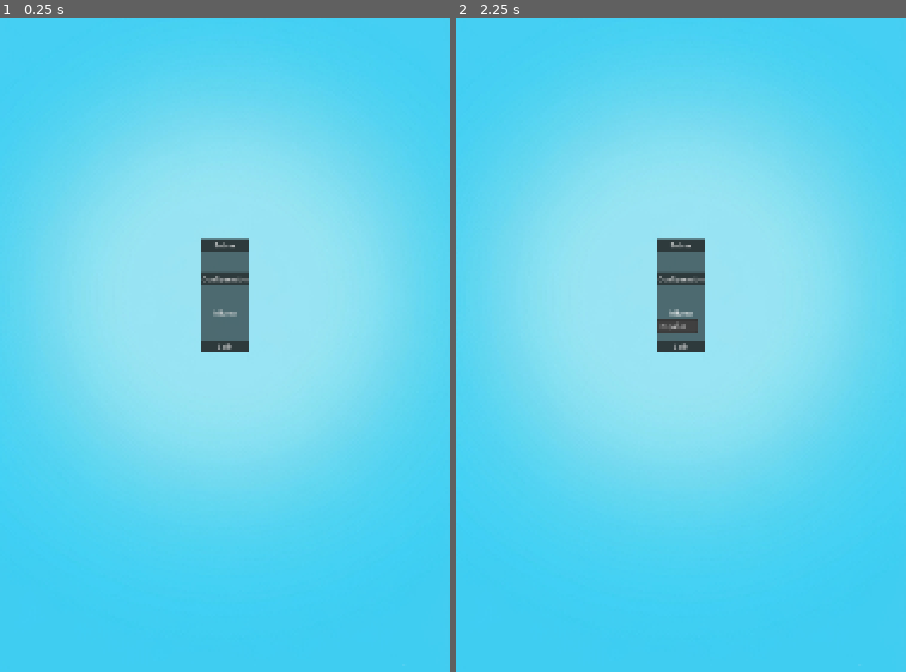
Above: before the commit, frames 1-2 (left to right).
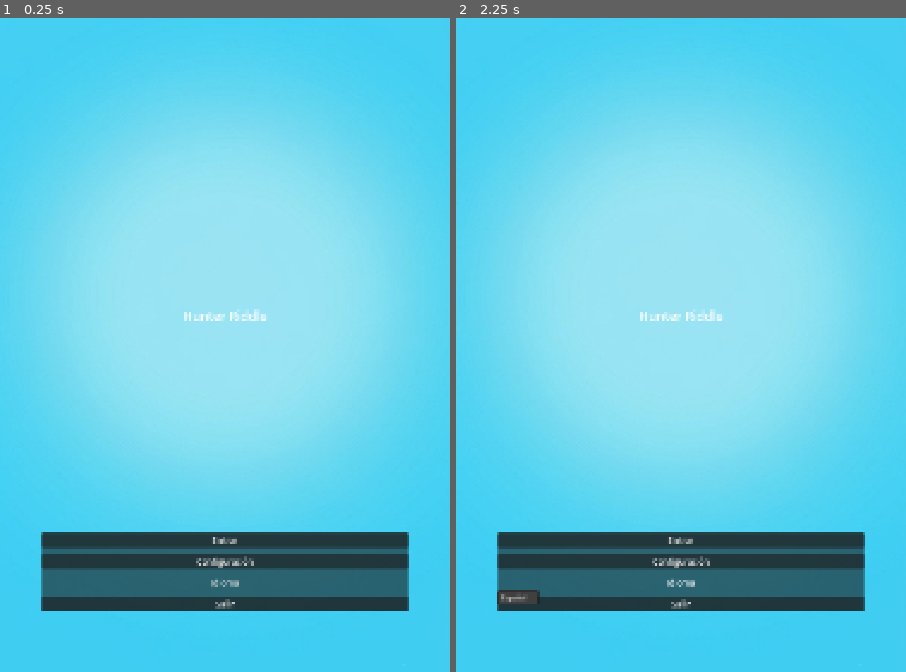
Above: after the commit, the same moments.

Repository: kikesnz7/HUNTERRIDDLE
Game: Godot game, scene res://Escenas/StartMenu.tscn
Same seed, same stepped clock (60 frames per second), same inputs: the game is played once before the commit and once after it. Before the commit the project starts from res://Escenas/MainMenu.tscn.
Inputs:
- Up to frame 1 (0.25 s): no input
- Up to frame 2 (2.25 s): click "Entrar" at 0.5 s; click "Configuración" at 1.25 s; click "Idioma" at 2 s

The runs differ from the first frame. In frame 1, 12% of the frame differs, in the area x 9-91%, y 33-91%; in frame 2, 12%.

Commit message:
Interfaces del Menu Inicio, y Configuración

Diff:
--- a/Escenas/Config.tscn
+++ b/Escenas/Config.tscn
@@ -1,59 +1,74 @@
 [gd_scene format=3 uid="uid://cnix0mqvx4px0"]
 
 [ext_resource type="Texture2D" uid="uid://dn3u7pkhfwsyn" path="res://Assets/Background 2.png" id="1_31e86"]
+[ext_resource type="Theme" uid="uid://btf0i62i3kmkg" path="res://resources/StartMenu.tres" id="2_sj5ep"]
 
 [node name="Configuracion" type="CanvasLayer" unique_id=885813466]
 
-[node name="TextureRect" type="TextureRect" parent="." unique_id=447336672]
+[node name="Background" type="TextureRect" parent="." unique_id=447336672]
 offset_right = 1080.0
 offset_bottom = 1920.0
 texture = ExtResource("1_31e86")
 expand_mode = 1
 stretch_mode = 6
 
-[node name="PanelContainer" type="PanelContainer" parent="." unique_id=1266086328]
+[node name="MarginContainer" type="MarginContainer" parent="." unique_id=356055395]
 anchors_preset = 8
 anchor_left = 0.5
 anchor_top = 0.5
 anchor_right = 0.5
 anchor_bottom = 0.5
-offset_left = -415.5
-offset_top = -587.6814
-offset_right = 415.5
-offset_bottom = 586.3186
+offset_left = -540.0
+offset_top = -960.0
+offset_right = 540.0
+offset_bottom = 960.0
 grow_horizontal = 2
 grow_vertical = 2
+theme = ExtResource("2_sj5ep")
+theme_override_constants/margin_left = 100
+theme_override_constants/margin_top = 600
+theme_override_constants/margin_right = 100
+theme_override_constants/margin_bottom = 600
 
-[node name="MarginContainer" type="MarginContainer" parent="PanelContainer" unique_id=1770869496]
+[node name="PanelBotones" type="PanelContainer" parent="MarginContainer" unique_id=1266086328]
 layout_mode = 2
-theme_override_constants/margin_left = 15
+theme = ExtResource("2_sj5ep")
+
+[node name="MarginContainer" type="MarginContainer" parent="MarginContainer/PanelBotones" unique_id=1770869496]
+layout_mode = 2
+theme_override_constants/margin_left = 40
 theme_override_constants/margin_top = 50
-theme_override_constants/margin_right = 15
-theme_override_constants/margin_bottom = 30
+theme_override_constants/margin_right = 40
+theme_override_constants/margin_bottom = 50
 
-[node name="VBoxContainer" type="VBoxContainer" parent="PanelContainer/MarginContainer" unique_id=215480891]
+[node name="VBoxContainer" type="VBoxContainer" parent="MarginContainer/PanelBotones/MarginContainer" unique_id=215480891]
 layout_mode = 2
-theme_override_constants/separation = 20
+theme_override_constants/separation = 60
 alignment = 1
 
-[node name="HBoxContainer" type="HBoxContainer" parent="PanelContainer/MarginContainer/VBoxContainer" unique_id=919403675]
+[node name="HBoxContainer" type="HBoxContainer" parent="MarginContainer/PanelBotones/MarginContainer/VBoxContainer" unique_id=919403675]
 layout_mode = 2
-size_flags_vertical = 4
+size_flags_vertical = 6
+theme_override_constants/separation = 30
 
-[node name="Label" type="Label" parent="PanelContainer/MarginContainer/VBoxContainer/HBoxContainer" unique_id=18096069]
+[node name="Label" type="Label" parent="MarginContainer/PanelBotones/MarginContainer/VBoxContainer/HBoxContainer" unique_id=18096069]
 layout_mode = 2
 text = "Volumen"
 
-[node name="HSlider" type="HSlider" parent="PanelContainer/MarginContainer/VBoxContainer/HBoxContainer" unique_id=125644141]
+[node name="HSlider" type="HSlider" parent="MarginContainer/PanelBotones/MarginContainer/VBoxContainer/HBoxContainer" unique_id=125644141]
 layout_mode = 2
+size_flags_horizontal = 3
 size_flags_vertical = 4
+min_value = 100.0
+max_value = 170.0
+value = 100.0
 
-[node name="Tema" type="Button" parent="PanelContainer/MarginContainer/VBoxContainer" unique_id=1615276726]
+[node name="Tema" type="Button" parent="MarginContainer/PanelBotones/MarginContainer/VBoxContainer" unique_id=1615276726]
 layout_mode = 2
-size_flags_vertical = 4
+size_flags_vertical = 3
 text = "Tema"
 
-[node name="Volver" type="Button" parent="PanelContainer/MarginContainer/VBoxContainer" unique_id=1525988557]
+[node name="Volver" type="Button" parent="MarginContainer/PanelBotones/MarginContainer/VBoxContainer" unique_id=1525988557]
 layout_mode = 2
-size_flags_vertical = 4
+size_flags_vertical = 3
 text = "Volver"
--- a/Escenas/LoginScreen.tscn
+++ /dev/null
@@ -1,135 +0,0 @@
-[gd_scene format=3 uid="uid://d4h8ach2ay10u"]
-
-[sub_resource type="StyleBoxFlat" id="StyleBoxFlat_3nsn5"]
-bg_color = Color(1, 0.75, 0.75, 1)
-border_width_left = 1
-border_width_top = 1
-border_width_right = 1
-border_width_bottom = 1
-border_color = Color(0.827451, 0.81960785, 0.78039217, 1)
-corner_radius_top_left = 12
-corner_radius_top_right = 12
-corner_radius_bottom_right = 12
-corner_radius_bottom_left = 12
-
-[sub_resource type="Theme" id="Theme_3nsn5"]
-
-[node name="LoginScreen" type="Control" unique_id=1538564329]
-layout_mode = 3
-anchors_preset = 15
-anchor_right = 1.0
-anchor_bottom = 1.0
-grow_horizontal = 2
-grow_vertical = 2
-
-[node name="ColorRect" type="ColorRect" parent="." unique_id=776093319]
-layout_mode = 1
-anchors_preset = 15
-anchor_right = 1.0
-anchor_bottom = 1.0
-grow_horizontal = 2
-grow_vertical = 2
-color = Color(0.920979, 0.97330815, 0.9801448, 1)
-
-[node name="PanelContainer" type="PanelContainer" parent="." unique_id=904743577]
-custom_minimum_size = Vector2(400, 460)
-layout_mode = 0
-offset_left = 345.0
-offset_top = 84.0
-offset_right = 745.0
-offset_bottom = 544.0
-theme_override_styles/panel = SubResource("StyleBoxFlat_3nsn5")
-
-[node name="MarginContainer" type="MarginContainer" parent="PanelContainer" unique_id=1041669720]
-layout_mode = 2
-theme = SubResource("Theme_3nsn5")
-theme_override_constants/margin_left = 40
-theme_override_constants/margin_top = 20
-theme_override_constants/margin_right = 40
-theme_override_constants/margin_bottom = 20
-
-[node name="VBoxContainer" type="VBoxContainer" parent="PanelContainer/MarginContainer" unique_id=884233828]
-layout_mode = 2
-size_flags_stretch_ratio = 1.25
-focus_neighbor_bottom = NodePath("LineEdit2")
-
-[node name="HunterRidddle" type="Label" parent="PanelContainer/MarginContainer/VBoxContainer" unique_id=1797142590]
-layout_mode = 2
-theme_override_colors/font_color = Color(0.14901961, 0.12941177, 0.36078432, 1)
-theme_override_font_sizes/font_size = 20
-text = "
-HunterRiddle
-"
-horizontal_alignment = 1
-
-[node name="Subtitulo" type="Label" parent="PanelContainer/MarginContainer/VBoxContainer" unique_id=1934568512]
-layout_mode = 2
-theme_override_colors/font_color = Color(0.14901961, 0.12941177, 0.36078432, 1)
-theme_override_font_sizes/font_size = 11
-text = "
-                   Activa tu cuenta                 Activa tu mente
-"
-vertical_alignment = 1
-
-[node name="Correo" type="Label" parent="PanelContainer/MarginContainer/VBoxContainer" unique_id=1167007631]
-layout_mode = 2
-size_flags_horizontal = 0
-size_flags_stretch_ratio = 0.66
-theme_override_colors/font_color = Color(0.48, 0.48, 0.48, 1)
-theme_override_font_sizes/font_size = 12
-text = "Correo Electronico"
-
-[node name="LineEdit" type="LineEdit" parent="PanelContainer/MarginContainer/VBoxContainer" unique_id=211863593]
-layout_mode = 2
-theme_override_colors/selection_color = Color(0.94509804, 0.9372549, 0.9098039, 1)
-theme_override_font_sizes/font_size = 12
-placeholder_text = "introduce correo electronico"
-alignment = 1
-
-[node name="Contraseña" type="Label" parent="PanelContainer/MarginContainer/VBoxContainer" unique_id=1588425300]
-layout_mode = 2
-theme_override_colors/font_color = Color(0.47843137, 0.47843137, 0.47843137, 1)
-theme_override_font_sizes/font_size = 12
-text = "Contraseña"
-
-[node name="LineEdit2" type="LineEdit" parent="PanelContainer/MarginContainer/VBoxContainer" unique_id=1639584906]
-layout_mode = 2
-theme_override_colors/selection_color = Color(0.94509804, 0.9372549, 0.9098039, 1)
-theme_override_font_sizes/font_size = 12
-placeholder_text = "introduce contraseña"
-alignment = 1
-secret = true
-
-[node name="MarginContainer2" type="MarginContainer" parent="PanelContainer/MarginContainer/VBoxContainer" unique_id=1394617556]
-layout_mode = 2
-theme_override_constants/margin_top = 20
-
-[node name="HBoxContainer" type="HBoxContainer" parent="PanelContainer/MarginContainer/VBoxContainer/MarginContainer2" unique_id=490459500]
-layout_mode = 2
-
-[node name="Button" type="Button" parent="PanelContainer/MarginContainer/VBoxContainer/MarginContainer2/HBoxContainer" unique_id=727627221]
-custom_minimum_size = Vector2(175, 35)
-layout_mode = 2
-size_flags_horizontal = 0
-size_flags_vertical = 0
-text = "Iniciar sesion"
-
-[node name="Button2" type="Button" parent="PanelContainer/MarginContainer/VBoxContainer/MarginContainer2/HBoxContainer" unique_id=1964876619]
-custom_minimum_size = Vector2(175, 35)
-layout_mode = 2
-size_flags_horizontal = 0
-size_flags_vertical = 0
-text = "Jugar sin conexion"
-
-[node name="MarginContainer" type="MarginContainer" parent="PanelContainer/MarginContainer/VBoxContainer" unique_id=1344279552]
-layout_mode = 2
-theme_override_constants/margin_left = 0
-theme_override_constants/margin_top = 18
-
-[node name="Button" type="Button" parent="PanelContainer/MarginContainer/VBoxContainer/MarginContainer" unique_id=367465739]
-custom_minimum_size = Vector2(125, 35)
-layout_mode = 2
-size_flags_horizontal = 4
-size_flags_vertical = 0
-text = "Salir
-"
--- a/Escenas/MainMenu.tscn
+++ /dev/null
@@ -1,65 +0,0 @@
-[gd_scene format=3 uid="uid://ceqin254r47ub"]
-
-[ext_resource type="Texture2D" uid="uid://dn3u7pkhfwsyn" path="res://Assets/Background 2.png" id="2_jg0v5"]
-
-[node name="Main Menu" type="CanvasLayer" unique_id=1669501279]
-
-[node name="TextureRect" type="TextureRect" parent="." unique_id=1615365522]
-anchors_preset = 15
-anchor_right = 1.0
-anchor_bottom = 1.0
-grow_horizontal = 2
-grow_vertical = 2
-texture = ExtResource("2_jg0v5")
-expand_mode = 1
-stretch_mode = 6
-
-[node name="VBoxContainer" type="VBoxContainer" parent="." unique_id=1469283586]
-anchors_preset = 8
-anchor_left = 0.5
-anchor_top = 0.5
-anchor_right = 0.5
-anchor_bottom = 0.5
-offset_left = -58.0
-offset_top = -139.0
-offset_right = 58.0
-offset_bottom = 139.0
-grow_horizontal = 2
-grow_vertical = 2
-
-[node name="TextureRect" type="TextureRect" parent="VBoxContainer" unique_id=166021702]
-layout_mode = 2
-size_flags_vertical = 0
-
-[node name="PanelContainer" type="PanelContainer" parent="VBoxContainer" unique_id=1504628270]
-layout_mode = 2
-size_flags_horizontal = 4
-size_flags_vertical = 4
-
-[node name="MarginContainer" type="MarginContainer" parent="VBoxContainer/PanelContainer" unique_id=1181245164]
-layout_mode = 2
-
-[node name="VBoxContainer" type="VBoxContainer" parent="VBoxContainer/PanelContainer/MarginContainer" unique_id=564551991]
-layout_mode = 2
-theme_override_constants/separation = 50
-alignment = 1
-
-[node name="Entrar" type="Button" parent="VBoxContainer/PanelContainer/MarginContainer/VBoxContainer" unique_id=2030671715]
-layout_mode = 2
-size_flags_vertical = 0
-text = "Entrar"
-
-[node name="Config" type="Button" parent="VBoxContainer/PanelContainer/MarginContainer/VBoxContainer" unique_id=1616326423]
-layout_mode = 2
-text = "Configuración"
-
-[node name="Idioma" type="MenuButton" parent="VBoxContainer/PanelContainer/MarginContainer/VBoxContainer" unique_id=320544089]
-layout_mode = 2
-text = "Idioma"
-item_count = 1
-popup/item_0/text = "Español"
-popup/item_0/id = 0
-
-[node name="Salir" type="Button" parent="VBoxContainer/PanelContainer/MarginContainer/VBoxContainer" unique_id=1330098769]
-layout_mode = 2
-text = "Salir"
--- /dev/null
+++ b/Escenas/StartMenu.tscn
@@ -0,0 +1,89 @@
+[gd_scene format=3 uid="uid://ceqin254r47ub"]
+
+[ext_resource type="Texture2D" uid="uid://dn3u7pkhfwsyn" path="res://Assets/Background 2.png" id="1_i5yvu"]
+[ext_resource type="Theme" uid="uid://btf0i62i3kmkg" path="res://resources/StartMenu.tres" id="2_qi6qt"]
+
+[node name="StartMenu" type="CanvasLayer" unique_id=1669501279]
+
+[node name="Background" type="TextureRect" parent="." unique_id=1615365522]
+anchors_preset = 15
+anchor_right = 1.0
+anchor_bottom = 1.0
+grow_horizontal = 2
+grow_vertical = 2
+texture = ExtResource("1_i5yvu")
+expand_mode = 1
+stretch_mode = 6
+
+[node name="VBoxContainer" type="VBoxContainer" parent="." unique_id=1469283586]
+anchors_preset = 15
+anchor_right = 1.0
+anchor_bottom = 1.0
+grow_horizontal = 2
+grow_vertical = 2
+size_flags_horizontal = 4
+size_flags_vertical = 3
+theme_override_constants/separation = 20
+
+[node name="MarginContainer" type="MarginContainer" parent="VBoxContainer" unique_id=1687558652]
+layout_mode = 2
+size_flags_vertical = 3
+theme = ExtResource("2_qi6qt")
+theme_override_constants/margin_left = 100
+theme_override_constants/margin_top = 300
+theme_override_constants/margin_right = 100
+theme_override_constants/margin_bottom = 200
+
+[node name="Logo" type="TextureRect" parent="VBoxContainer/MarginContainer" unique_id=166021702]
+layout_mode = 2
+size_flags_vertical = 0
+
+[node name="Titulo" type="Label" parent="VBoxContainer/MarginContainer" unique_id=845043909]
+layout_mode = 2
+size_flags_horizontal = 4
+theme = ExtResource("2_qi6qt")
+theme_type_variation = &"HeaderLarge"
+text = "Hunter Riddle"
+horizontal_alignment = 1
+vertical_alignment = 1
+
+[node name="PanelBotones" type="PanelContainer" parent="VBoxContainer/MarginContainer" unique_id=1504628270]
+layout_mode = 2
+size_flags_vertical = 8
+theme = ExtResource("2_qi6qt")
+
+[node name="MarginContainer" type="MarginContainer" parent="VBoxContainer/MarginContainer/PanelBotones" unique_id=1181245164]
+layout_mode = 2
+theme_override_constants/margin_left = 0
+theme_override_constants/margin_top = 0
+theme_override_constants/margin_right = 0
+theme_override_constants/margin_bottom = 0
+
+[node name="VBoxContainer" type="VBoxContainer" parent="VBoxContainer/MarginContainer/PanelBotones/MarginContainer" unique_id=564551991]
+layout_mode = 2
+theme_override_constants/separation = 15
+alignment = 1
+
+[node name="Entrar" type="Button" parent="VBoxContainer/MarginContainer/PanelBotones/MarginContainer/VBoxContainer" unique_id=2030671715]
+layout_mode = 2
+size_flags_vertical = 3
+size_flags_stretch_ratio = 5.0
+text = "Entrar"
+
+[node name="Config" type="Button" parent="VBoxContainer/MarginContainer/PanelBotones/MarginContainer/VBoxContainer" unique_id=1616326423]
+layout_mode = 2
+size_flags_vertical = 4
+text = "Configuración"
+
+[node name="Idioma" type="MenuButton" parent="VBoxContainer/MarginContainer/PanelBotones/MarginContainer/VBoxContainer" unique_id=320544089]
+layout_mode = 2
+size_flags_vertical = 4
+text = "Idioma"
+item_count = 1
+popup/item_0/text = "Español"
+popup/item_0/id = 0
+
+[node name="Salir" type="Button" parent="VBoxContainer/MarginContainer/PanelBotones/MarginContainer/VBoxContainer" unique_id=1330098769]
+layout_mode = 2
+size_flags_vertical = 4
+text = "Salir"
--- /dev/null
+++ b/resources/StartMenu.tres
@@ -0,0 +1,9 @@
+[gd_resource type="Theme" format=3 uid="uid://btf0i62i3kmkg"]
+
+[resource]
+Button/font_sizes/font_size = 20
+Label/font_sizes/font_size = 30
+MarginContainer/constants/margin_bottom = 300
+MarginContainer/constants/margin_left = 100
+MarginContainer/constants/margin_right = 100
+MarginContainer/constants/margin_top = 300
Renamed: Scripts/main_menu.gd -> Scripts/start_menu.gd
Renamed: Scripts/main_menu.gd.uid -> Scripts/start_menu.gd.uid
